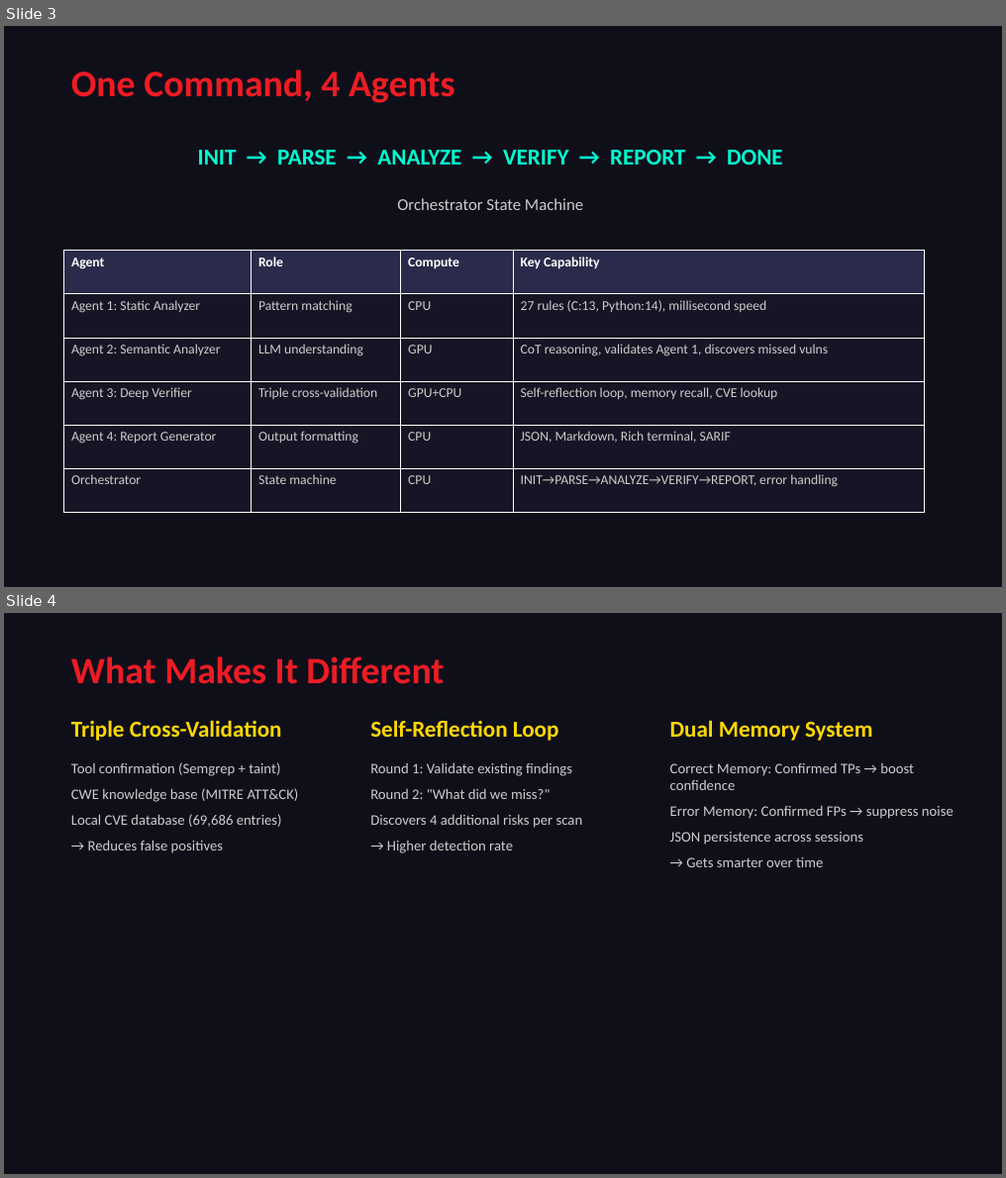
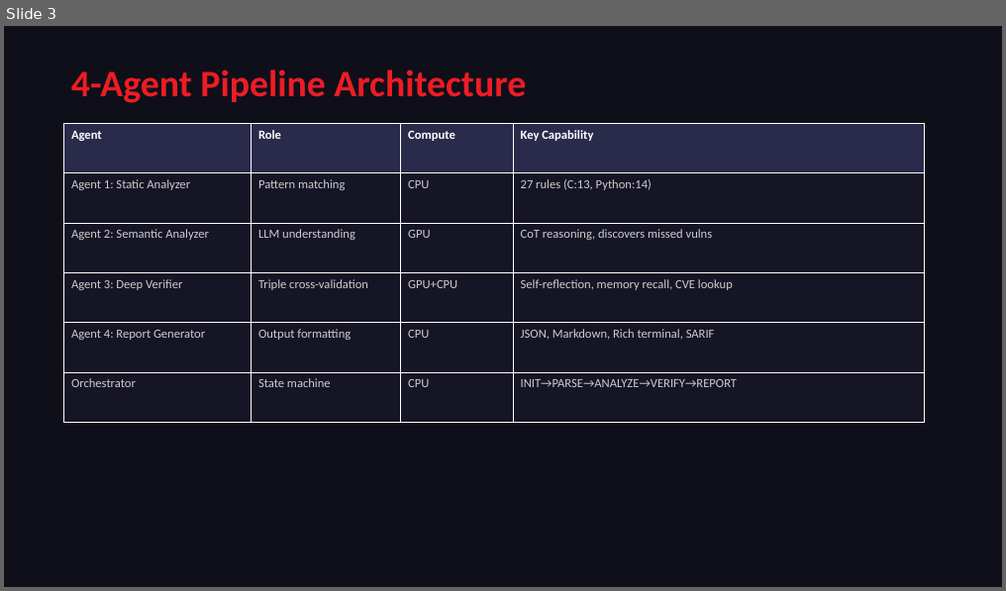
Before and after one commit to a9320/Radeon-hackathon-2026-07, a slide deck: docs/CodeRisk_Agent_Presentation.pptx. Shown one above the other, each under a label of ours: slides 3 and 4 before the commit, slide 3 after it. The pictures are 1006x1178 and 1006x591 pixels, drawn with LibreOffice and Linux fonts; fonts in the diff are those of the drawing. Boxes give left, top, right and bottom in pixels: in the first picture for what was removed or moved away, otherwise in the second. Text is boxed around its words. In the diff, an @@ line names an element or a change of style, - is before the commit and + after.

```diff
--- a/docs/CodeRisk_Agent_Presentation.pptx
+++ b/docs/CodeRisk_Agent_Presentation.pptx
@@ slide 4 removed at box(4, 613, 1002, 1174), background #0F0F1A @@
@@ text removed at box(71, 657, 444, 684) @@
-What Makes It Different
@@ text removed at box(71, 720, 282, 741) @@
-Triple Cross-Validation
@@ text removed at box(370, 720, 559, 741) @@
-Self-Reflection Loop
@@ text removed at box(670, 720, 872, 741) @@
-Dual Memory System
@@ text removed at box(71, 762, 299, 854) @@
-Tool confirmation (Semgrep + taint)
-CWE knowledge base (MITRE ATT&CK)
-Local CVE database (69,686 entries)
-→ Reduces false positives
@@ text removed at box(370, 762, 583, 854) @@
-Round 1: Validate existing findings
-Round 2: "What did we miss?"
-Discovers 4 additional risks per scan
-→ Higher detection rate
@@ text removed at box(670, 763, 953, 867) @@
-Correct Memory: Confirmed TPs → boost confidence
-Error Memory: Confirmed FPs → suppress noise
-JSON persistence across sessions
-→ Gets smarter over time
@@ slide 3 changed as well @@
@@ text at box(71, 70, 526, 103): text changed @@
-One Command, 4 Agents
+4-Agent Pipeline Architecture
@@ table at box(63, 123, 925, 423) @@
-row 2, column 4: 27 rules (C:13, Python:14), millisecond speed
+row 2, column 4: 27 rules (C:13, Python:14)
-row 3, column 4: CoT reasoning, validates Agent 1, discovers missed vulns
+row 3, column 4: CoT reasoning, discovers missed vulns
-row 4, column 4: Self-reflection loop, memory recall, CVE lookup
+row 4, column 4: Self-reflection, memory recall, CVE lookup
-row 6, column 4: INIT→PARSE→ANALYZE→VERIFY→REPORT, error handling
+row 6, column 4: INIT→PARSE→ANALYZE→VERIFY→REPORT
@@ size 13 to 12 pt in "Agent", "Role", "Compute", "Key Capability" and 16 more places @@
@@ table: place and size @@
-table at box(63, 251, 925, 513)
+table at box(63, 123, 925, 423)
@@ text removed at box(198, 150, 783, 165) @@
-INIT → PARSE → ANALYZE → VERIFY → REPORT → DONE
@@ text removed at box(397, 198, 583, 210) @@
-Orchestrator State Machine
```
Also in this commit, not shown: 6 other slides changed, 2 slides added, 6 other slides removed.
